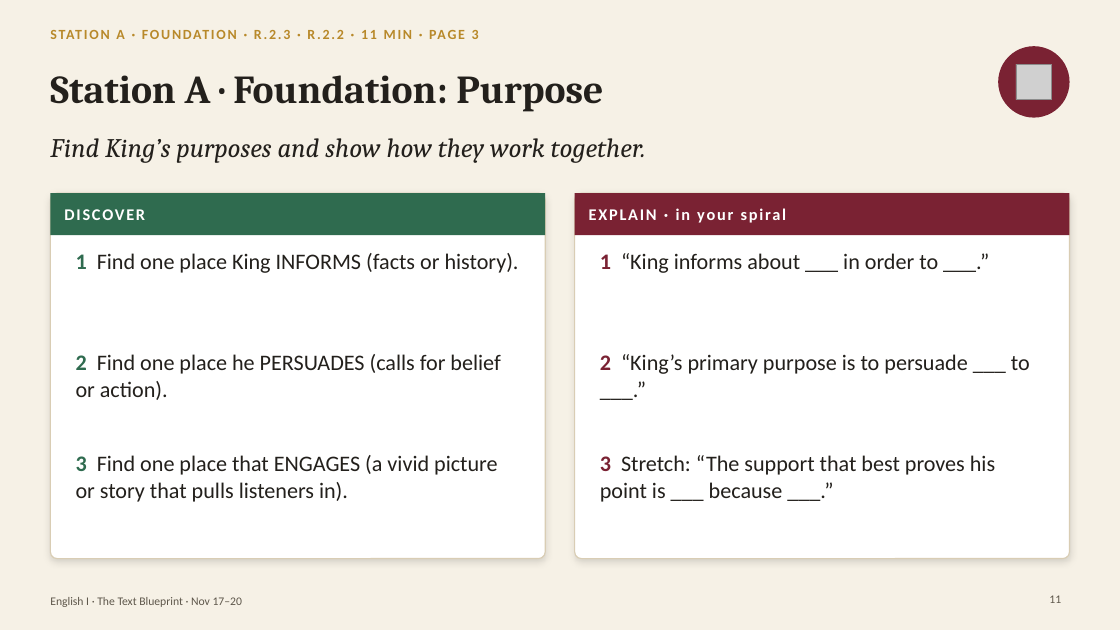
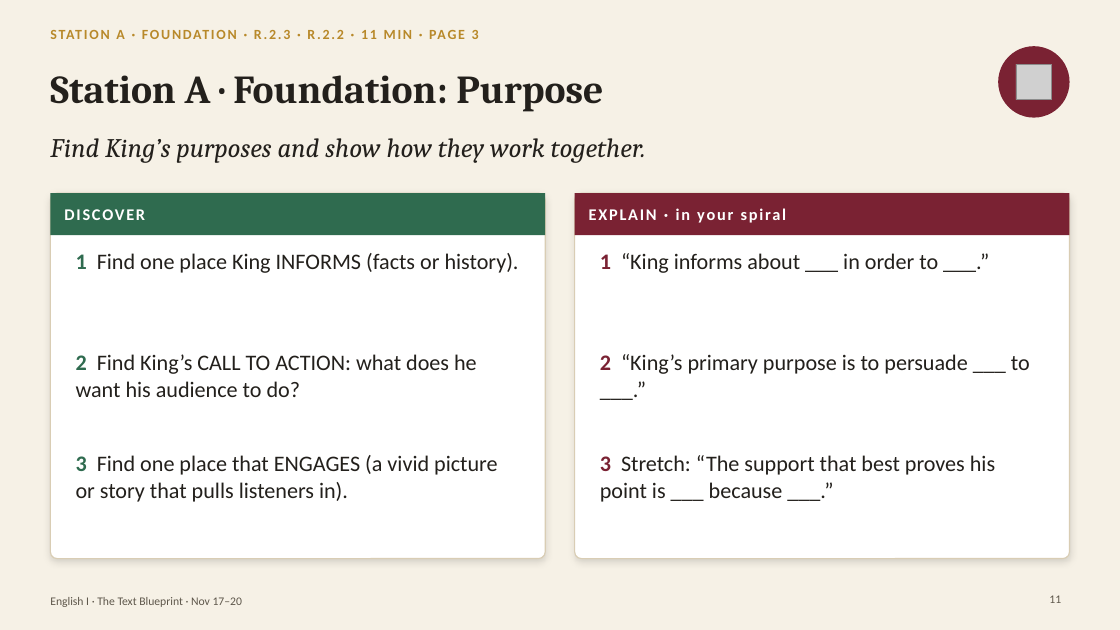
Before and after one commit to bookfairshit/Unit-2.2-Informational-Text, a slide deck: slide 11 of lumio/text-blueprint-nov-17-20.pptx. Drawn at 1120x630 pixels with LibreOffice and Linux fonts; fonts in the diff are those of the drawing; grey boxes stand for pictures. Boxes give left, top, right and bottom in pixels: in the first picture for what was removed or moved away, otherwise in the second. Text is boxed around its words. In the diff, an @@ line names an element or a change of style, - is before the commit and + after.

```diff
--- a/lumio/text-blueprint-nov-17-20.pptx
+++ b/lumio/text-blueprint-nov-17-20.pptx
@@ text at (x1=76, y1=354, x2=477, y2=397): text changed @@
-2 Find one place he PERSUADES (calls for belief or action).
+2 Find King’s CALL TO ACTION: what does he want his audience to do?
```
Also in this commit, not shown: 6 other slides changed, 2 slides added, 1 slide removed, 4 other files.
